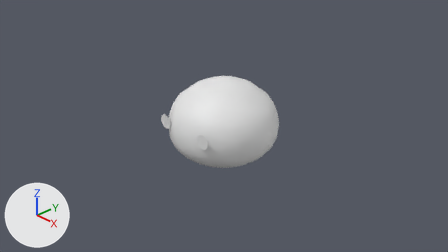
Two versions of the Blender file bonki_model/bonki.blend, one commit apart.
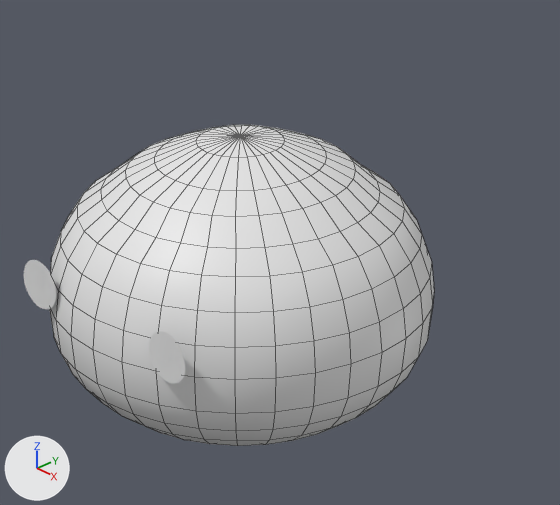
Each version appears first from the file's camera 'Camera-noimp', and next in a close-up on the part from 34% to 70% of the width and 16% to 73% of the height. The axes (+X, +Y, +Z) are drawn at lower left. The lights are the same throughout. Shape keys are drawn at the values saved in each file. The close-ups show mesh edges as thin lines.

Names of what the first close-up shows: 'Body', 'EyeBase_L', 'EyeBase_R'.
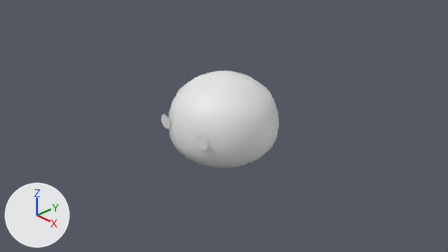
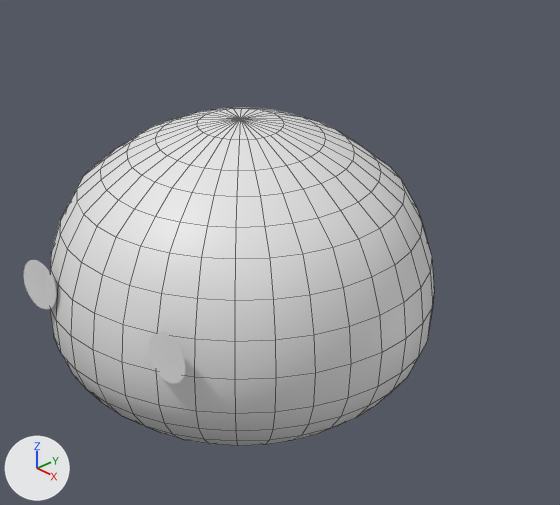
What the commit changed:
In shape key 'TallStretch' (key_0_tallstretch), value goes from -0.5 to 0.0.

Pixel boxes [x1, y1, x2, y2] of what changed, in the close-ups (560 x 505 px):
'Body', reshaped
    before: [50, 124, 434, 446]
    after: [50, 108, 434, 446]
